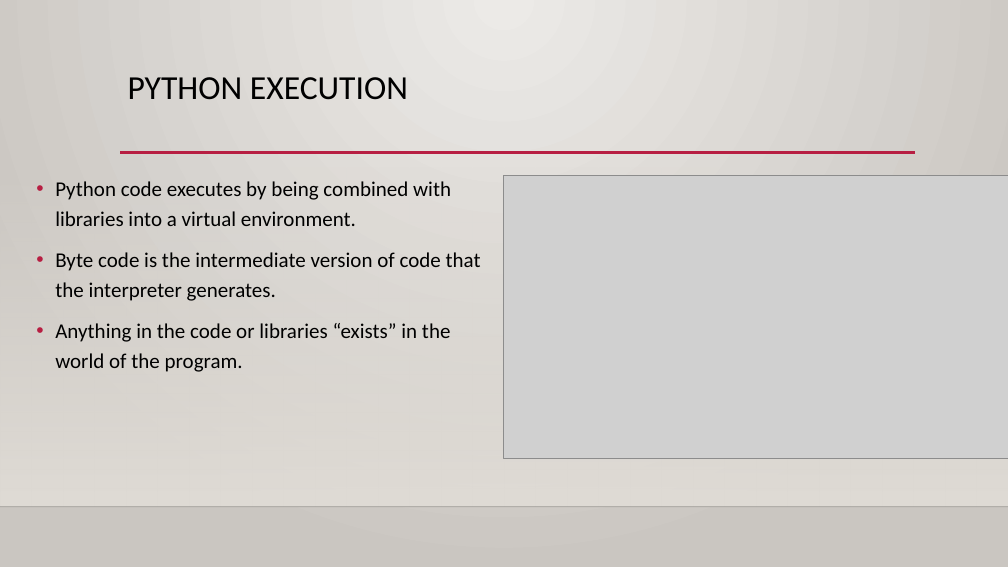
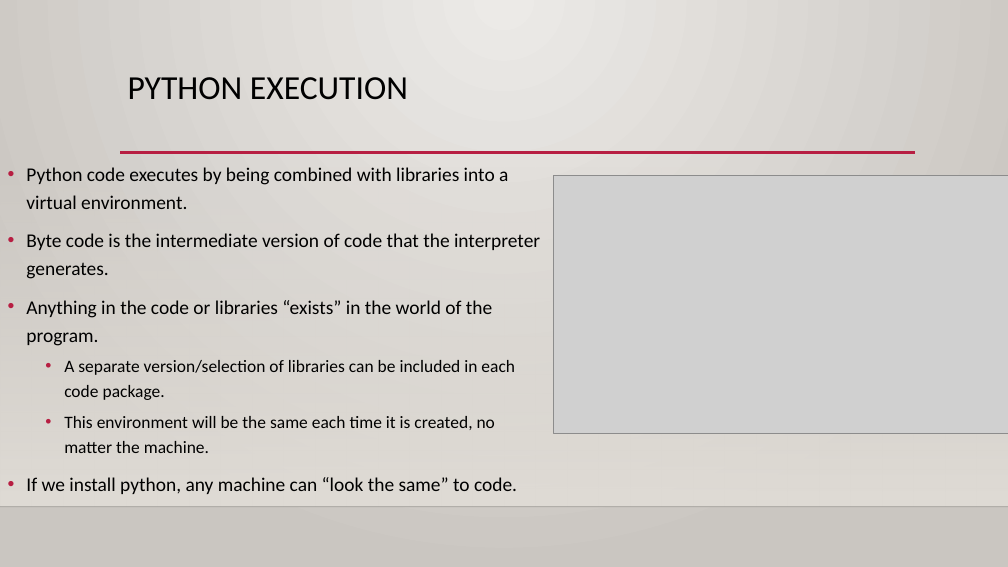
Before and after one commit to AkeemSemperDataScience/Programming_Basics_for_Machine_Learning_Students, a slide deck: slide 10 of reference_material/slides/013_arrays.pptx. Drawn at 1008x567 pixels with LibreOffice and Linux fonts; fonts in the diff are those of the drawing; grey boxes stand for pictures; background and template pictures are left out. Boxes give left, top, right and bottom in pixels: in the first picture for what was removed or moved away, otherwise in the second. Text is boxed around its words. In the diff, an @@ line names an element or a change of style, - is before the commit and + after.

```diff
--- a/reference_material/slides/013_arrays.pptx
+++ b/reference_material/slides/013_arrays.pptx
@@ text "Python code executes by being ...": place and size @@
-text "Python code executes by being ..." at [55,181,481,372]
+text "Python code executes by being ..." at [26,167,540,494]
@@ text at [26,167,540,346]: size 20 to 18.5 pt in "Python code executes by being combined with ...", "Byte code is the intermediate version of ...", "Anything in the code or libraries “exists” ..." @@
@@ picture: place and size @@
-picture at [504,175,1008,459]
+picture at [554,175,1008,433]
@@ text at [26,360,517,494]: paragraphs added @@
+  • A separate version/selection of libraries can be included in each code package.
+  • This environment will be the same each time it is created, no matter the machine.
+• If we install python, any machine can “look the same” to code.
```
Also in this commit, not shown: 3 other slides changed, 1 slide added, 3 other files.
